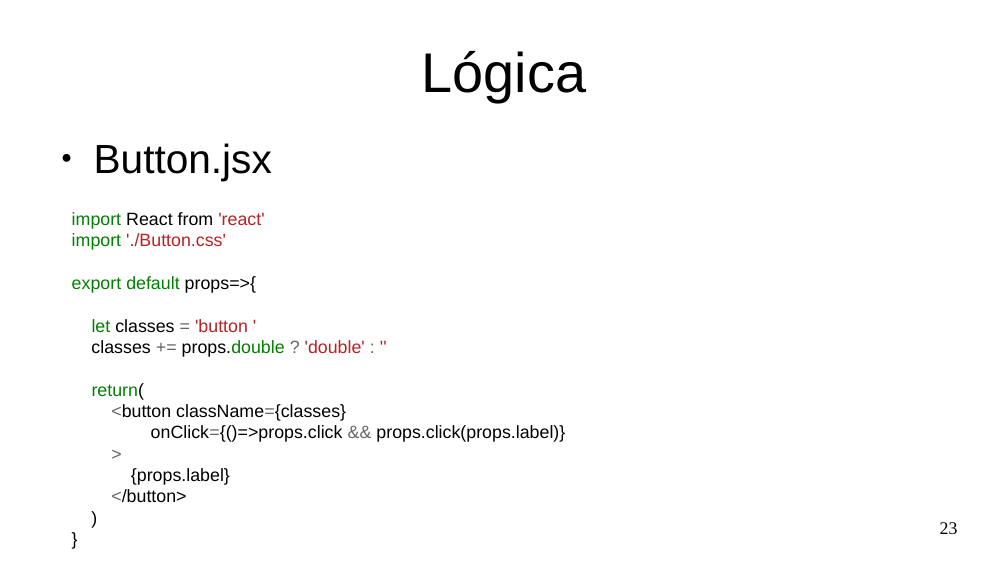
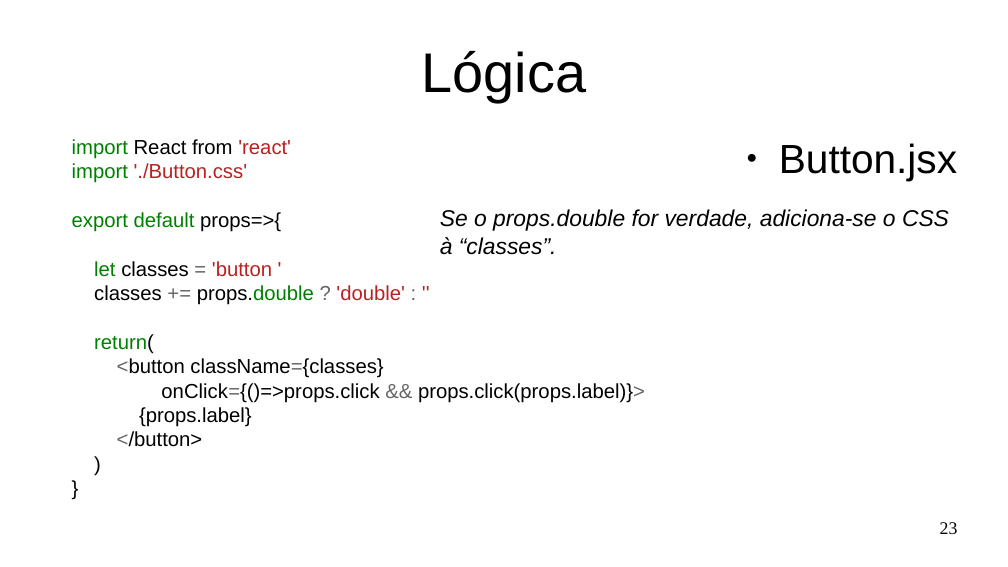
Before and after one commit to Marques-Dev/WEB_2020-1, a slide deck: slide 23 of SLIDES/aula02.odp. Drawn at 1008x567 pixels with LibreOffice and Linux fonts; fonts in the diff are those of the drawing. Boxes give left, top, right and bottom in pixels: in the first picture for what was removed or moved away, otherwise in the second. Text is boxed around its words. In the diff, an @@ line names an element or a change of style, - is before the commit and + after.

```diff
--- a/SLIDES/aula02.odp
+++ b/SLIDES/aula02.odp
@@ text "Button.jsx" at box(779, 143, 957, 181): alignment left to right @@
@@ text "import React from 'react'": place and size @@
-text "import React from 'react'" at box(72, 212, 565, 503)
+text "import React from 'react'" at box(72, 139, 645, 447)
@@ text at box(72, 139, 405, 447): size 14 to 16 pt in "import React from 'react'", "import './Button.css'", "export default props=>{", "let classes = 'button '" and 7 more places @@
@@ text added at box(440, 209, 949, 255), 18 pt, text #000000, italic @@
+Se o props.double for verdade, adiciona-se o CSS
+à “classes”.
@@ text at box(161, 383, 645, 403): text changed; size 14 to 16 pt @@
-onClick={()=>props.click && props.click(props.label)}
->
+onClick={()=>props.click && props.click(props.label)}>
```
Also in this commit, not shown: 14 other slides changed, 1 slide added, 1 slide removed, 3 other files.
